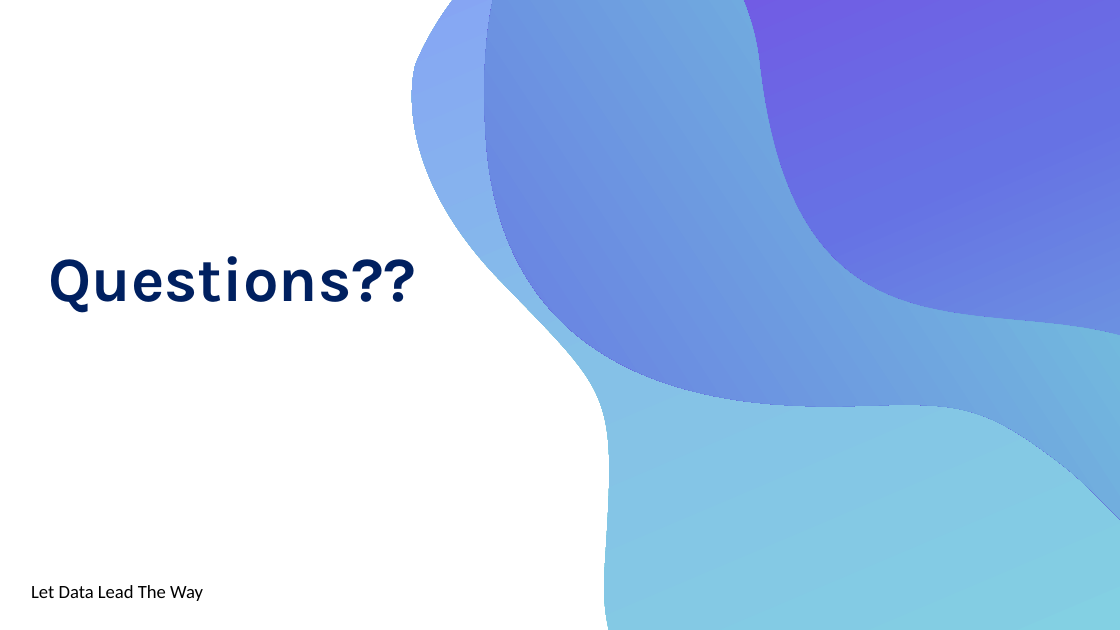
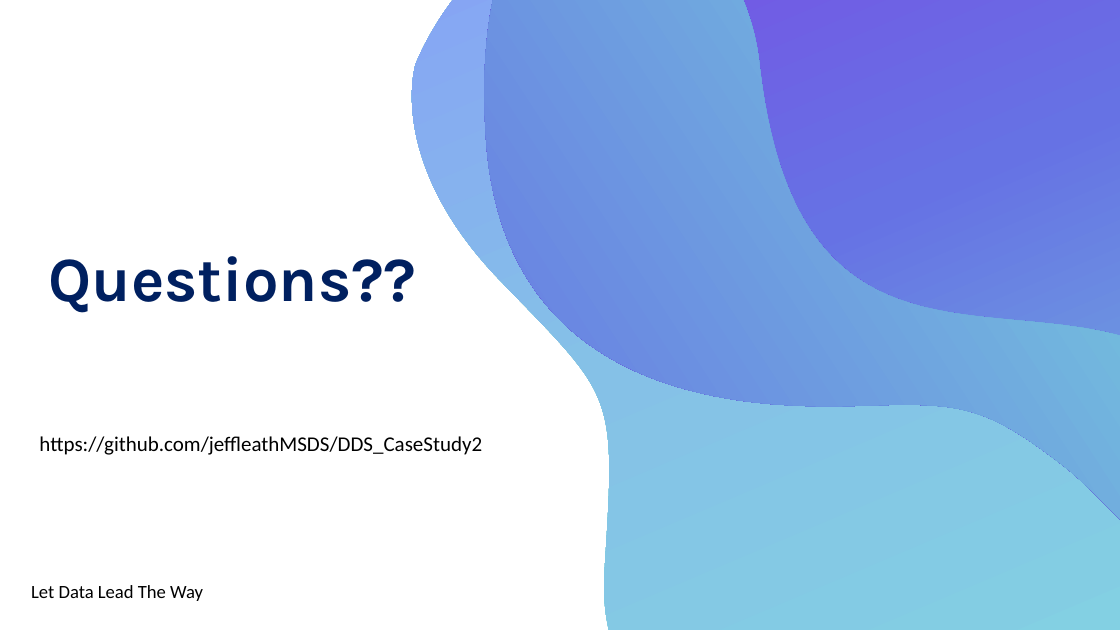
Before and after one commit to jeffleathMSDS/DDS_CaseStudy2, a slide deck: slide 25 of Target/DDSAnalytics_Fall2018.pptx. Drawn at 1120x630 pixels with LibreOffice and Linux fonts; fonts in the diff are those of the drawing. Boxes give left, top, right and bottom in pixels: in the first picture for what was removed or moved away, otherwise in the second. Text is boxed around its words. In the diff, an @@ line names an element or a change of style, - is before the commit and + after.

```diff
--- a/Target/DDSAnalytics_Fall2018.pptx
+++ b/Target/DDSAnalytics_Fall2018.pptx
@@ text added at (39,436,482,455), 18 pt, text #000000 @@
+https://github.com/jeffleathMSDS/DDS_CaseStudy2
```
Also in this commit, not shown: 1 other slide changed, 9 slides added, 9 slides removed, 1 other file.
